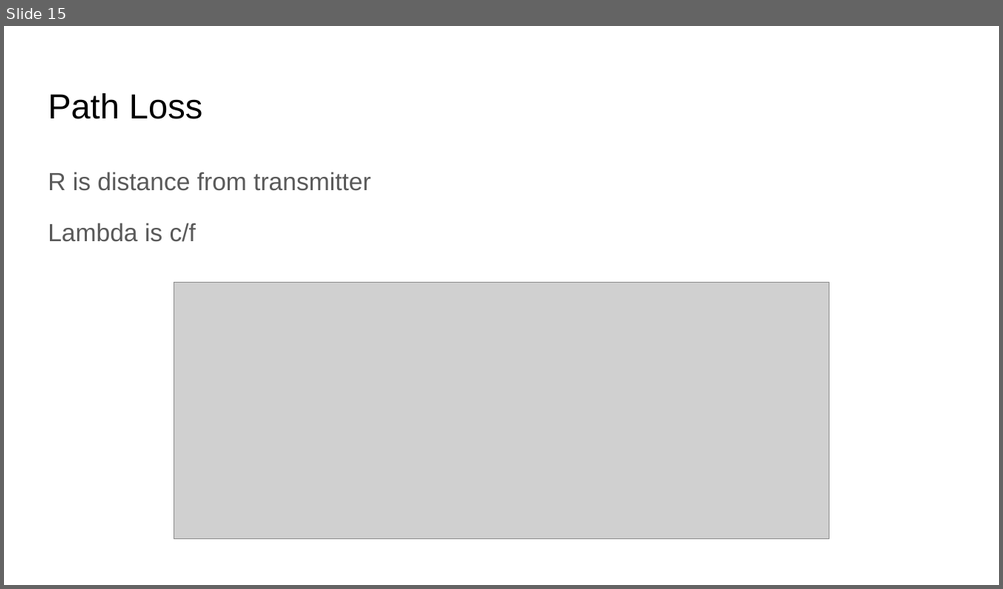
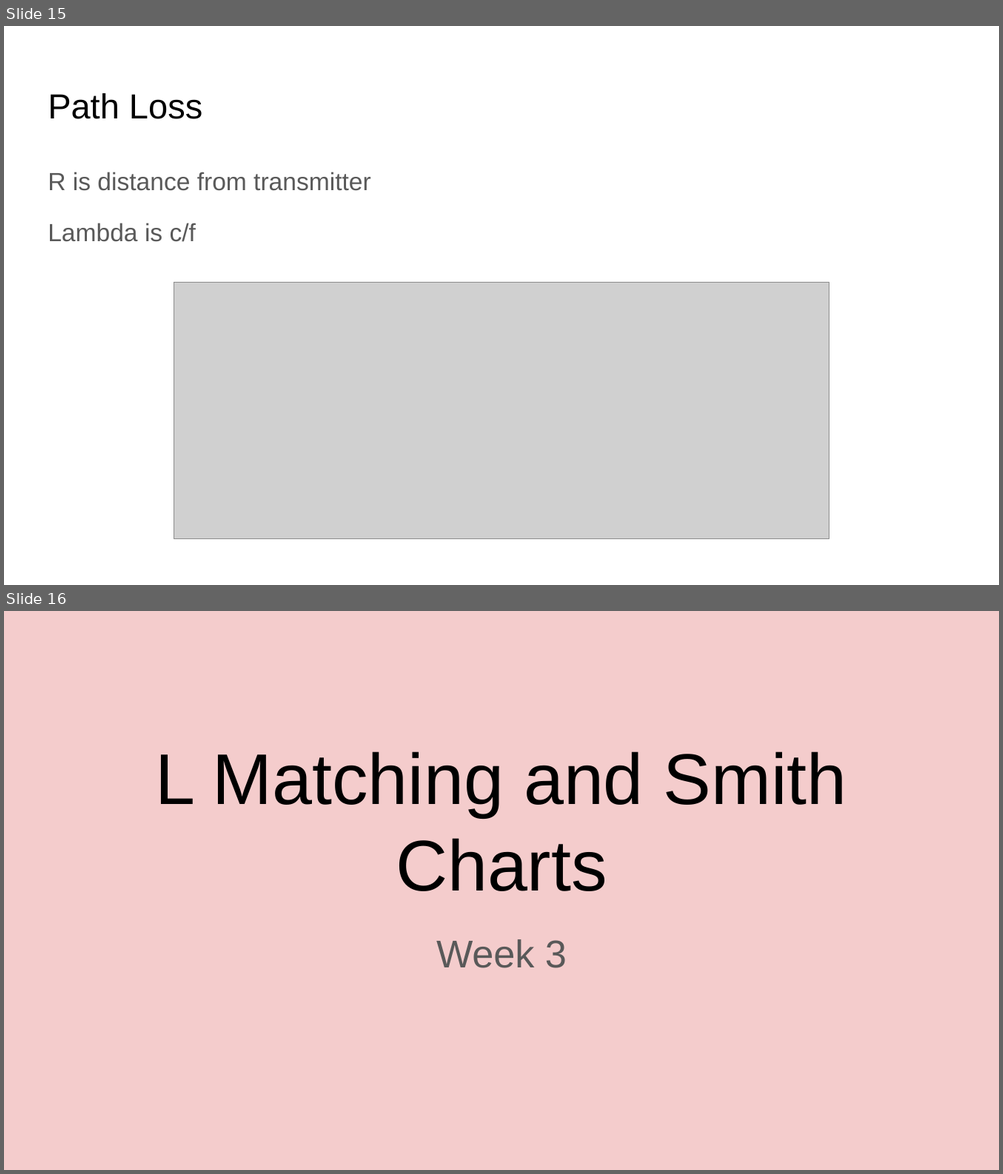
Before and after one commit to milya8/Final-Year-2025, a slide deck: ELEC345/Notes/ELEC345 Notes.pptx. Shown one above the other, each under a label of ours: slide 15 before the commit, slides 15 and 16 after it. The pictures are 1003x589 and 1003x1174 pixels, drawn with LibreOffice and Linux fonts; fonts in the diff are those of the drawing; grey boxes stand for pictures. Boxes give left, top, right and bottom in pixels: in the first picture for what was removed or moved away, otherwise in the second. Text is boxed around its words. In the diff, an @@ line names an element or a change of style, - is before the commit and + after.

```diff
--- a/ELEC345/Notes/ELEC345 Notes.pptx
+++ b/ELEC345/Notes/ELEC345 Notes.pptx
@@ slide 16 added at <box>4,611,999,1170</box>, background #F4CCCC @@
@@ title added at <box>156,752,847,891</box>, 52 pt, text #000000 @@
+L Matching and Smith Charts
@@ subtitle added at <box>436,940,566,968</box>, 28 pt, text #595959 @@
+Week 3
```
Also in this commit, not shown: 2 slides changed, 7 other slides added, 1 other file.
